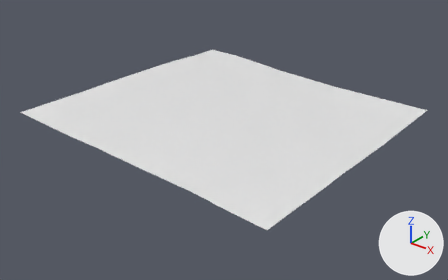
The OBJ model assets/maps/chunks/terrain_lod2_5_-1.obj, before and after one commit.
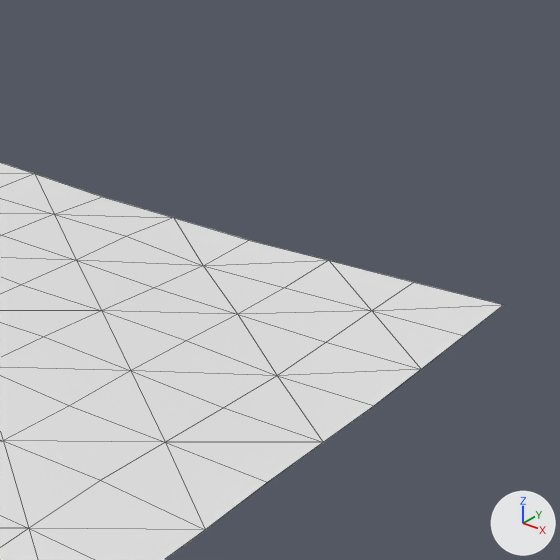
Each version appears first whole from a 50 mm camera at (859.3, -135.7, 101.4) aimed at (704.7, 57.5, -18.4), and next in a close-up on the part from 55% to 100% of the width and 0% to 72% of the height. The axes (+X, +Y, +Z) are drawn at lower right. The lights are the same throughout. The last two pictures show the newer version. The close-ups show mesh edges as thin lines. Where no turn or scale is listed for an object, it has been applied to the vertices.

Names of what the first close-up shows: 'terrain_lod2_5_-1'.
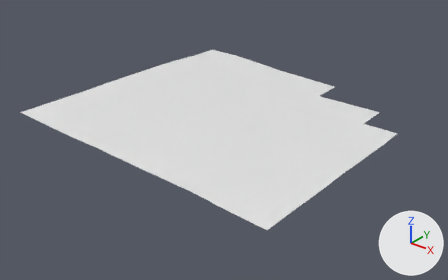
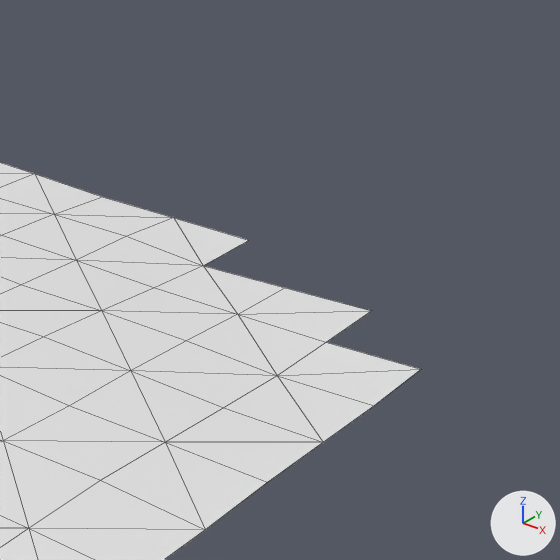
The edits, one by one:
me_terrain_lod2_5__1 is used by ob_terrain_lod2_5__1; location (0.0, 0.0, 0.0).
Verts and faces of me_terrain_lod2_5__1; kept vertices keep their numbers, new ones are numbered from 81.
Before the commit, vertices of me_terrain_lod2_5__1: 10 (720.0, 112.0, -10.8) at pixel (203, 265), 11 (720.0, 128.0, -10.8) at pixel (248, 240), 12 (736.0, 128.0, -10.8) at pixel (328, 260), 13 (736.0, 112.0, -10.8) at pixel (284, 287), 14 (752.0, 112.0, -10.8) at pixel (371, 310).
Before the commit, vertices of me_terrain_lod2_5__1: 15 (752.0, 128.0, -10.8) at pixel (413, 282), 16 (768.0, 128.0, -10.8) at pixel (503, 304), 17 (768.0, 112.0, -10.8) at pixel (464, 335), 25 (752.0, 96.0, -10.8) at pixel (326, 342), 26 (768.0, 96.0, -10.8) at pixel (421, 369).
me_terrain_lod2_5__1 had 81 vertices, 128 faces and spanned x 640.0..768.0, y 0.0..128.0, z -10.8..-3.2.
me_terrain_lod2_5__1 now has 77 vertices, 120 faces and spans x 640.0..768.0, y 0.0..128.0, z -10.8..-3.2.
Part 1, on me_terrain_lod2_5__1:
Vertices deleted: 12, 15, 16, 17 (with the faces that use them).
Faces deleted: (14, 25, 26).

What differs and where, as boxes (x1, y1, x2, y2) in the close-ups (560 x 560 px):
'terrain_lod2_5_-1', reshaped
    before: (0, 162, 503, 560)
    after: (0, 162, 421, 560)
part 1 of me_terrain_lod2_5__1, deleted
    before: (204, 240, 503, 369)
